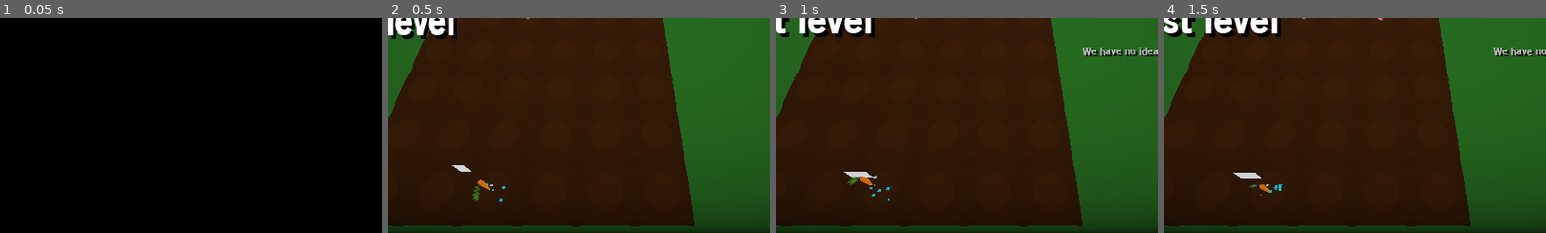
Above: before the commit, frames 1-4 (left to right).
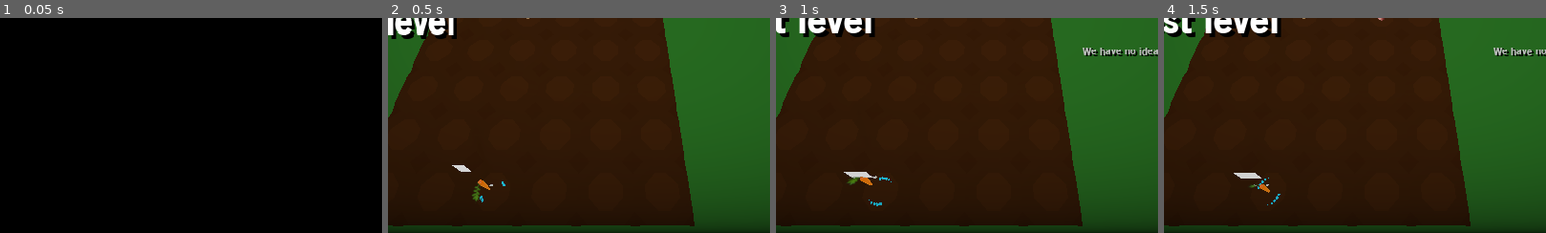
Above: after the commit, the same moments.

Repository: wingedadventurer/gwj-xii
Game: Godot game, scene res://scenes/levels/level_test.tscn
Same seed, same stepped clock (60 frames per second), same inputs: the game is played once before the commit and once after it.
Inputs:
- Up to frame 1 (0.05 s): no input
- Up to frame 2 (0.5 s): no input
- Up to frame 3 (1 s): click "Next Turn [N]" at 0.5 s
- Up to frame 4 (1.5 s): click "Next Turn [N]" at 1.25 s
The pictures show only the part of the screen within x 22-72%, y 50-100%; the shares and areas given below are measured in that part.

Frame 1 is identical in both runs. In frame 2, less than 0.1% of the frame differs, in the area x 24-31%, y 76-86%; in frame 3, 0.1%, in the area x 24-31%, y 73-88%; in frame 4, 0.1%.

Commit message:
Make cooler signal start particles effect

Diff:
--- a/godot-project/scenes/levels/level_test.tscn
+++ b/godot-project/scenes/levels/level_test.tscn
@@ -8,7 +8,7 @@
 [ext_resource path="res://scenes/signal_start.tscn" type="PackedScene" id=6]
 [ext_resource path="res://scenes/celery.tscn" type="PackedScene" id=7]
 
-[node name="level" index="0" instance=ExtResource( 1 )]
+[node name="level" instance=ExtResource( 1 )]
 title = "Test level"
 subtitle = "We have no idea what we're doing..."
 
--- a/godot-project/scenes/signal_start.tscn
+++ b/godot-project/scenes/signal_start.tscn
@@ -9,15 +9,15 @@
 albedo_color = Color( 0.121569, 0.827451, 0.976471, 1 )
 
 [sub_resource type="Curve" id=2]
-_data = [ Vector2( 0, 0.488955 ), 0.0, 0.0, 0, 0, Vector2( 1, 0.00697935 ), -0.755677, 0.0, 0, 0 ]
+_data = [ Vector2( 0, 0 ), 0.0, 4.04619, 0, 0, Vector2( 0.268677, 0.402099 ), 0.0, 0.0, 0, 0, Vector2( 1, 0.00697935 ), -0.755677, 0.0, 0, 0 ]
 
 [sub_resource type="CurveTexture" id=3]
 curve = SubResource( 2 )
 
 [sub_resource type="ParticlesMaterial" id=4]
-emission_shape = 2
-emission_box_extents = Vector3( 0.2, 0.01, 0.2 )
+spread = 0.0
 gravity = Vector3( 0, 0.1, 0 )
+initial_velocity = -0.1
 angular_velocity = 0.0
 scale_curve = SubResource( 3 )
 
@@ -29,8 +29,23 @@
 ]]
 script = ExtResource( 1 )
 
-[node name="particles" type="Particles" parent="."]
+[node name="particles_pivot" type="Position3D" parent="."]
+editor/display_folded = true
+visible = false
+
+[node name="particles" type="Particles" parent="particles_pivot"]
+transform = Transform( -4.37114e-008, 0, -1, 0, 1, 0, 1, 0, -4.37114e-008, 0.2, 0, 0 )
 material_override = SubResource( 1 )
+amount = 6
+local_coords = false
+process_material = SubResource( 4 )
+draw_pass_1 = SubResource( 5 )
+
+[node name="particles_2" type="Particles" parent="particles_pivot"]
+transform = Transform( -4.37114e-008, 0, 1, 0, 1, 0, -1, 0, -4.37114e-008, -0.2, 0, 0 )
+material_override = SubResource( 1 )
+amount = 6
+local_coords = false
 process_material = SubResource( 4 )
 draw_pass_1 = SubResource( 5 )
 
@@ -40,10 +55,12 @@
 velocity = 0.0
 
 [node name="model_thunder" parent="." instance=ExtResource( 3 )]
+visible = false
 
 [node name="thunder_tween" type="Tween" parent="."]
 
 [node name="sfx_start_signal" type="AudioStreamPlayer3D" parent="."]
+visible = false
 stream = ExtResource( 4 )
 unit_size = 10.0
 bus = "SFX"
--- a/godot-project/scripts/signal_start.gd
+++ b/godot-project/scripts/signal_start.gd
@@ -3,8 +3,15 @@
 onready var signal_launcher = $signal_launcher
 onready var model = $model_thunder
 
+var particles_rotate_speed := 120.0
+
 func _ready() -> void:
+	$particles_pivot.visible = true
+	$model_thunder.visible = true
 	model.visible = false
+
+func _process(delta) -> void:
+	$particles_pivot.rotation_degrees.y += particles_rotate_speed * delta
 
 func spawn_signal() -> void:
 	model.visible = true
